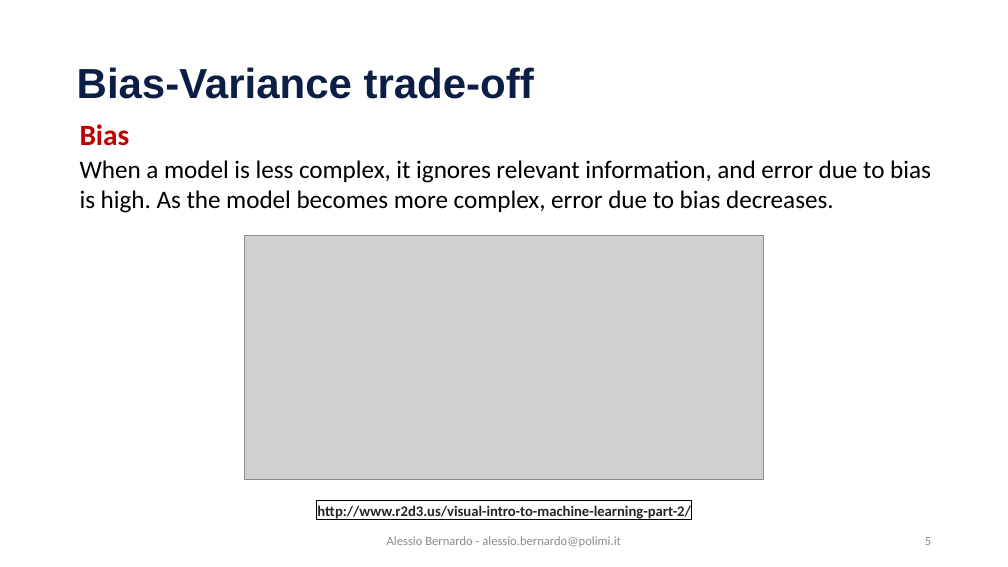
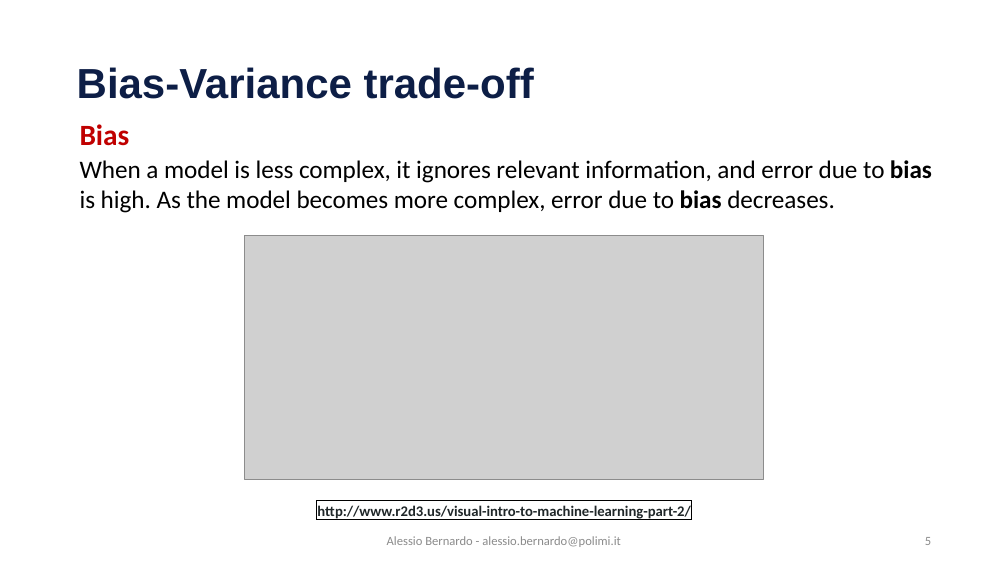
Before and after one commit to emanueledellavalle/streaming-data-analytics, a slide deck: slide 5 of lectures/12_SML_predicting-data-streams/12_2_Ensemble_Classification.pptx. Drawn at 1008x567 pixels with LibreOffice and Linux fonts; fonts in the diff are those of the drawing; grey boxes stand for pictures; background and template pictures are left out. Boxes give left, top, right and bottom in pixels: in the first picture for what was removed or moved away, otherwise in the second. Text is boxed around its words. In the diff, an @@ line names an element or a change of style, - is before the commit and + after.

```diff
--- a/lectures/12_SML_predicting-data-streams/12_2_Ensemble_Classification.pptx
+++ b/lectures/12_SML_predicting-data-streams/12_2_Ensemble_Classification.pptx
@@ text at <box>80,160,932,213</box>: bold on in "bias bias" @@
```
Also in this commit, not shown: 3 other slides changed, 5 other files.
